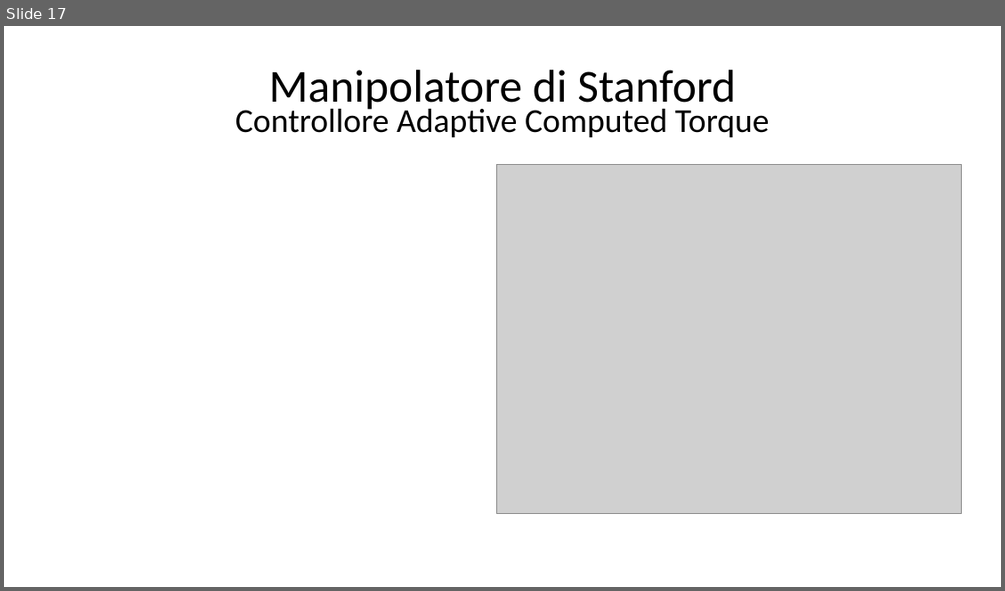
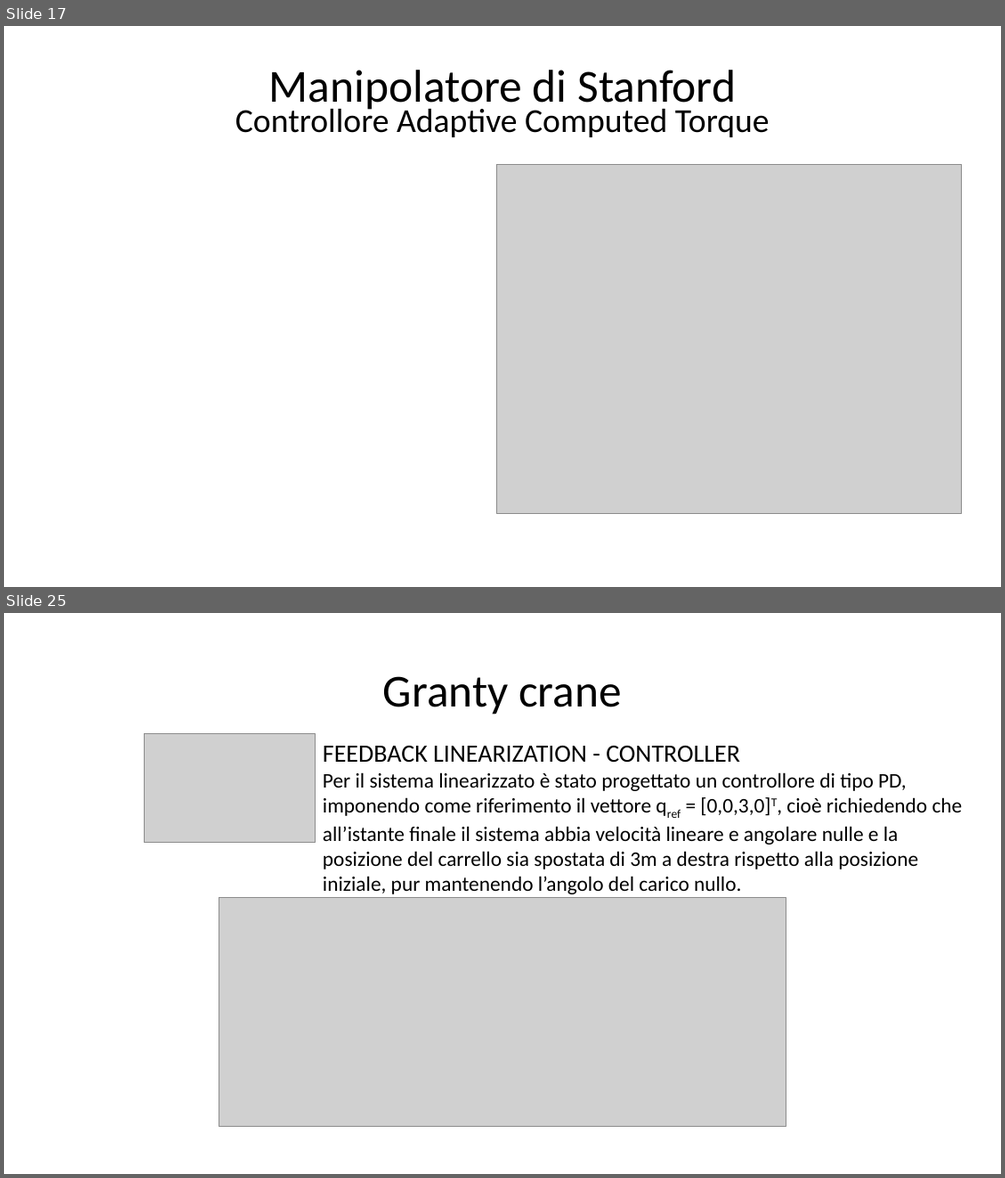
Before and after one commit to giga487/BicchiGas, a slide deck: Relazione/Presentazione.pptx. Shown one above the other, each under a label of ours: slide 17 before the commit, slides 17 and 25 after it; the slides between them are not shown. The pictures are 1005x591 and 1005x1178 pixels, drawn with LibreOffice and Linux fonts; fonts in the diff are those of the drawing; grey boxes stand for pictures. Boxes give left, top, right and bottom in pixels: in the first picture for what was removed or moved away, otherwise in the second. Text is boxed around its words. In the diff, an @@ line names an element or a change of style, - is before the commit and + after.

```diff
--- a/Relazione/Presentazione.pptx
+++ b/Relazione/Presentazione.pptx
@@ slide 25 added at <box>4,613,1001,1174</box>, background #FFFFFF @@
@@ text added at <box>383,676,622,714</box>, 44 pt, text #000000 @@
+Granty crane
@@ picture added at <box>144,733,316,843</box> @@
@@ text added at <box>323,746,963,894</box>, 20 pt, text #000000 @@
+FEEDBACK LINEARIZATION - CONTROLLER
+Per il sistema linearizzato è stato progettato un controllore di tipo PD, imponendo come riferimento il vettore qref = [0,0,3,0]T, cioè richiedendo che all’istante finale il sistema abbia velocità lineare e angolare nulle e la posizione del carrello sia spostata di 3m a destra rispetto alla posizione iniziale, pur mantenendo l’angolo del carico nullo.
@@ picture added at <box>219,897,786,1126</box> @@
```
Also in this commit, not shown: 3 slides changed, 8 other slides added, 19 other files.
